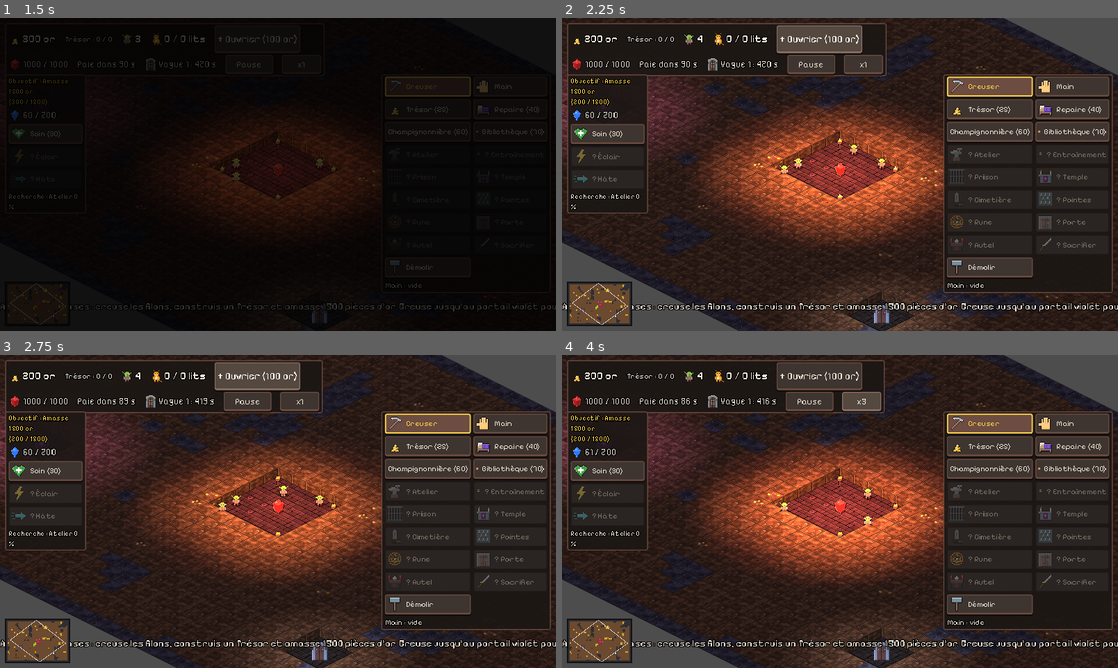
Above: before the commit, frames 1-4 (two rows, left to right).
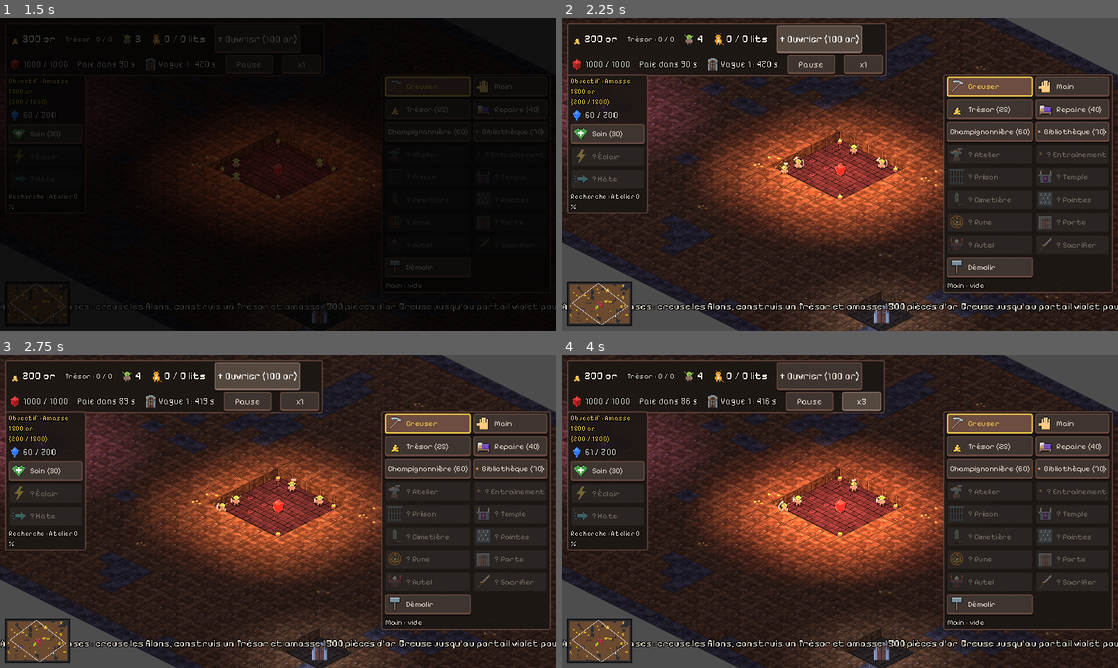
Above: after the commit, the same moments.

Repository: Malinouxi/Android
Game: Godot game, scene res://scenes/menu.tscn
The game is run twice, just before and just after one commit, with the same random seed, the same clock (stepped at 60 frames per second) and the same inputs. Sound files missing from this copy of the repository are replaced by a short silence.
Inputs:
- Up to frame 1 (1.5 s): click "Campagne" at 0.5 s; click "1. Premiers coups de pioche A…" at 1.25 s
- Up to frame 2 (2.25 s): click "+ Ouvrier (100 or)" at 2 s
- Up to frame 3 (2.75 s): no input
- Up to frame 4 (4 s): click "x1" at 2.75 s; click "x2" at 3.5 s

Frame 1 is identical in both runs. In frame 2, less than 0.1% of the frame differs, in the area x 39-59%, y 44-49%; in frame 3, 0.1%; in frame 4, 0.3%, in the area x 6-59%, y 39-93%.

Commit message:
Les ouvriers désœuvrés fabriquent des décorations
Tableaux et tapisseries sur les faces visibles des murs, tapis dans les
salles. Dernière priorité des ouvriers ; chaque décoration rend les
créatures un peu plus heureuses. Creuser un mur fait tomber ses tableaux.
Règles 1.7, codex, README.

Co-Authored-By: Claude Opus 5.5 <noreply@anthropic.com>
Claude-Session: https://claude.ai/code/session_014UMgZZe9Y6JFUoHq8hPeW2

Diff:
--- a/scripts/art.gd
+++ b/scripts/art.gd
@@ -49,6 +49,12 @@
 	Rooms.Type.TRAINING: preload("res://assets/props/dummy.png"),
 	Rooms.Type.TEMPLE: preload("res://assets/props/altar.png"),
 	Rooms.Type.GRAVEYARD: preload("res://assets/props/tomb_empty.png"),
+}
+## Les décorations fabriquées par les ouvriers (voir dungeon_map.gd, decorations).
+const DECORATIONS := {
+	"rug": preload("res://assets/props/deco_rug.png"),
+	"painting": preload("res://assets/props/deco_painting.png"),
+	"tapestry": preload("res://assets/props/deco_tapestry.png"),
 }
 ## Une tombe libre du Cimetière (les tombes occupées sont animées : « tomb_full »).
 const TOMB_EMPTY := preload("res://assets/props/tomb_empty.png")
--- a/scripts/codex_content.gd
+++ b/scripts/codex_content.gd
@@ -19,6 +19,8 @@
 	"text": "- [b]Un doigt[/b] : peindre (creuser, construire, démolir) ou toucher (main, sorts, pièges).\n- [b]Deux doigt …(182 unchanged characters)…
 	{"category": "Bases", "title": "Construire", "images": ["res://assets/units/worker_idle_0.png", "res://assets/icons/hammer.png", "res://assets/props/bed.png", "res://assets/props/anvil.png", "res://assets/props/door.png"],
 	"text": "Quand tu poses une salle, un piège, une porte ou un autel, la case devient un [b]chantier[/b] : l'objet appar …(455 unchanged characters)…
+	{"category": "Bases", "title": "Décorations", "images": ["res://assets/units/worker_idle_0.png", "res://assets/props/deco_painting.png", "res://assets/props/deco_tapestry.png", "res://assets/props/deco_rug.png"],
+	"text": "Quand tes ouvriers n'ont [b]plus rien à faire[/b] (rien à ranger, construire, creuser ni revendiquer), ils embellissent le donjon : [b]tableaux[/b] (8 s) et [b]tapisseries[/b] (10 s) sur les murs, [b]tapis[/b] (6 s) dans les salles (Trésor, Repaire, Bibliothèque, Atelier, Entraînement, Temple).\n\nChaque décoration rend tes créatures un peu plus heureuses : [color=#ffd54a]+0,05 d'humeur par seconde[/color] par décoration, jusqu'à +1 par seconde (40 décorations au maximum). Creuser un mur fait tomber les tableaux qui y étaient accrochés."},
 	{"category": "Créatures", "title": "Attirer des créatures", "images": ["res://assets/props/portal.png", "res://assets/props/bed.png", "res://assets/units/kobold_idle_0.png", "res://assets/units/warlock_idle_0.png"],
 	"text": "Relie le [color=#b388ff]portail violet[/color] à ton donjon en creusant un couloir. Une créature arrive régul …(356 unchanged characters)…
 	{"category": "Créatures", "title": "Besoins et humeur", "images": ["res://assets/props/bed.png", "res://assets/props/mushroom.png", "res://assets/props/gold_pile_3.png", "res://assets/props/altar.png"],
--- a/scripts/creature.gd
+++ b/scripts/creature.gd
@@ -606,6 +606,8 @@
 		change -= 2.0
 	if change == 0.0 and hunger < HUNGRY_LEVEL and energy > TIRED_LEVEL:
 		change = 1.0
+	# Le prestige : un donjon bien décoré rend les créatures plus heureuses.
+	change += minf(map.decorations.size() * Rules.DECORATION_MOOD, Rules.MAX_DECORATION_MOOD)
 	happiness = clampf(happiness + change, 0.0, 100.0)
 
 	if happiness <= 0.0:
--- a/scripts/dungeon_map.gd
+++ b/scripts/dungeon_map.gd
@@ -121,6 +121,18 @@
 ##          "total", "worker" (l'ouvrier qui y travaille, ou null)}.
 ## Une case en chantier ne sert à rien tant qu'elle n'est pas terminée.
 var construction: Dictionary = {}
+
+## Les DÉCORATIONS fabriquées par les ouvriers : case de sol -> {"kind", "side"}.
+## kind : "rug" (tapis, à plat), "painting" (tableau) ou "tapestry" (tapisserie).
+## side : le mur où le tableau est accroché, vu depuis la case (Vector2i.UP ou
+## Vector2i.LEFT : les seuls murs dont on voit la face en vue isométrique),
+## ou Vector2i.ZERO pour un tapis.
+var decorations: Dictionary = {}
+const DECORATION_KINDS := ["rug", "painting", "tapestry"]
+const DECORATION_SIDES := [Vector2i.ZERO, Vector2i.UP, Vector2i.LEFT]
+## Les tapis ne se posent que dans ces salles.
+const RUG_ROOMS := [Rooms.Type.TREASURY, Rooms.Type.LAIR, Rooms.Type.LIBRARY, Rooms.Type.WORKSHOP,
+		Rooms.Type.TRAINING, Rooms.Type.TEMPLE]
 
 ## L'or tombé par terre (le sac d'une Voleuse abattue) : case -> or.
 ## Les ouvriers le ramassent et le rapportent au Trésor (voir worker.gd).
@@ -369,6 +381,7 @@
 		"graves": _cells_to_list(graves),
 		"loose_gold": _cells_to_list(loose_gold),
 		"construction": _construction_to_list(),
+		"decorations": _decorations_to_list(),
 	}
 
 
@@ -389,6 +402,10 @@
 	stored_gold = _list_to_cells(data["stored_gold"])
 	food = _list_to_cells(data["food"])
 	loose_gold = _list_to_cells(data.get("loose_gold", []))
+	decorations.clear()
+	for values in data.get("decorations", []):
+		decorations[SaveGame.array_to_cell(values)] = {
+			"kind": DECORATION_KINDS[int(values[2])], "side": DECORATION_SIDES[int(values[3])]}
 	construction.clear()
 	for values in data.get("construction", []):
 		var kind: String = "room" if int(values[2]) == 0 else "defense"
@@ -435,6 +452,15 @@
 	return true
 
 
+## Les décorations -> [[x, y, numéro de la sorte, numéro du côté], ...]
+func _decorations_to_list() -> Array:
+	var result := []
+	for cell: Vector2i in decorations:
+		var deco: Dictionary = decorations[cell]
+		result.append([cell.x, cell.y, DECORATION_KINDS.find(deco["kind"]), DECORATION_SIDES.find(deco["side"])])
+	return result
+
+
 ## Les chantiers -> [[x, y, 0 = salle / 1 = défense, type, secondes restantes], ...]
 func _construction_to_list() -> Array:
 	var result := []
@@ -569,6 +595,11 @@
 		damage.erase(cell)
 		marked.erase(cell)
 		reserved.erase(cell)
+		# Le mur a disparu : les tableaux qui y étaient accrochés tombent.
+		if decorations.get(cell + Vector2i.DOWN, {}).get("side") == Vector2i.UP:
+			decorations.erase(cell + Vector2i.DOWN)
+		if decorations.get(cell + Vector2i.RIGHT, {}).get("side") == Vector2i.LEFT:
+			decorations.erase(cell + Vector2i.RIGHT)
 	_redraw_all()
 	return {"finished": finished, "gold": gold}
 
@@ -647,6 +678,63 @@
 	return best
 
 
+# ---------------------------------------------------------------------------
+# Décorations : ce que font les ouvriers quand il n'y a rien d'autre à faire
+# ---------------------------------------------------------------------------
+
+## Les décorations possibles sur une case : liste de [sorte, côté].
+func _decoration_options(cell: Vector2i) -> Array:
+	var options := []
+	for side in [Vector2i.UP, Vector2i.LEFT]:
+		if _is_wall(cell + side) and is_inside(cell + side):
+			options.append(["painting", side])
+			options.append(["tapestry", side])
+	if RUG_ROOMS.has(get_room(cell)):
+		options.append(["rug", Vector2i.ZERO])
+	return options
+
+
+## Vrai s'il y a déjà une décoration sur la case ou juste à côté (pas d'entassement).
+func _decoration_near(cell: Vector2i) -> bool:
+	for dy in range(-1, 2):
+		for dx in range(-1, 2):
+			if decorations.has(cell + Vector2i(dx, dy)):
+				return true
+	return false
+
+
+## Pour un ouvrier sans travail : la case à décorer la plus proche.
+## Renvoie aussi la sorte de décoration choisie ("kind") et son côté ("side").
+func find_decorate_job(worker: Node, from_cell: Vector2i) -> Dictionary:
+	if decorations.size() >= Rules.MAX_DECORATIONS:
+		return {}
+	var candidates: Array[Vector2i] = []
+	for cell: Vector2i in claimed:
+		if get_tile(cell) != Tile.FLOOR or construction.has(cell) or defenses.has(cell):
+			continue
+		if reserved.get(cell, worker) != worker or _decoration_near(cell):
+			continue
+		if not _decoration_options(cell).is_empty():
+			candidates.append(cell)
+	var best := _find_nearest_reachable(candidates, from_cell)
+	if best.is_empty():
+		return best
+	var choice: Array = _decoration_options(best["target"]).pick_random()
+	best["type"] = "decorate"
+	best["kind"] = choice[0]
+	best["side"] = choice[1]
+	release_jobs(worker)
+	reserved[best["target"]] = worker
+	return best
+
+
+## L'ouvrier a fini : la décoration est posée.
+func add_decoration(cell: Vector2i, kind: String, side: Vector2i) -> void:
+	reserved.erase(cell)
+	decorations[cell] = {"kind": kind, "side": side}
+	_redraw_all()
+
+
 ## Libère toutes les cases réservées par un ouvrier.
 func release_jobs(worker: Node) -> void:
 	for cell: Vector2i in reserved.keys():
@@ -1327,6 +1415,8 @@
 			else:
 				var floor_images: Array = Art.CLAIMED if claimed.has(cell) else Art.FLOOR
 				draw_texture_rect(Art.pick(floor_images, cell), rect, false)
+			if decorations.has(cell) and decorations[cell]["kind"] == "rug":
+				draw_texture_rect(Art.DECORATIONS["rug"], rect.grow(-3.0), false)
 			if construction.has(cell) and construction[cell]["kind"] == "room":
 				draw_texture_rect(Art.ROOM_FLOORS[construction[cell]["type"]], rect, false, Color(1, 1, 1, 0.4))
 			# Les pièges sont posés à plat sur le sol.
@@ -1408,6 +1498,13 @@
 		_draw_face(layer, texture, p + Vector2(0, s), p + Vector2(s, s), up, WALL_SHADE_SOUTH)
 	if not _is_wall(cell + Vector2i.RIGHT):
 		_draw_face(layer, texture, p + Vector2(s, s), p + Vector2(s, 0), up, WALL_SHADE_EAST)
+	# Les tableaux et tapisseries accrochés sur les faces visibles de ce mur.
+	var south: Dictionary = decorations.get(cell + Vector2i.DOWN, {})
+	if south.get("side") == Vector2i.UP:
+		_draw_wall_decoration(layer, south["kind"], p + Vector2(0, s), p + Vector2(s, s), up, WALL_SHADE_SOUTH)
+	var east: Dictionary = decorations.get(cell + Vector2i.RIGHT, {})
+	if east.get("side") == Vector2i.LEFT:
+		_draw_wall_decoration(layer, east["kind"], p + Vector2(s, s), p + Vector2(s, 0), up, WALL_SHADE_EAST)
 
 	var top := Rect2(p + up, Vector2(s, s))
 	layer.draw_texture_rect(texture, top, false)
@@ -1419,6 +1516,18 @@
 	# Les murs marqués « à creuser » sont entourés de jaune.
 	if marked.has(cell):
 		layer.draw_rect(top.grow(-2), MARK_COLOR, false, 2.0)
+
+
+## Un tableau ou une tapisserie, plaqué sur une face de mur (a -> b au sol).
+func _draw_wall_decoration(layer: Node2D, kind: String, a: Vector2, b: Vector2, up: Vector2,
+		shade: Color) -> void:
+	var left := a.lerp(b, 0.2)
+	var right := a.lerp(b, 0.8)
+	var low := 0.3 if kind == "painting" else 0.12
+	var high := 0.88 if kind == "painting" else 0.95
+	var points := PackedVector2Array([left + up * low, right + up * low, right + up * high, left + up * high])
+	var uvs := PackedVector2Array([Vector2(0, 1), Vector2(1, 1), Vector2(1, 0), Vector2(0, 0)])
+	layer.draw_polygon(points, PackedColorArray([shade.lightened(0.25)]), uvs, Art.DECORATIONS[kind])
 
 
 ## Une face verticale de mur : un quadrilatère entre l'arête au sol (a -> b) et
--- a/scripts/rules.gd
+++ b/scripts/rules.gd
@@ -14,10 +14,13 @@
 ## le codex du jeu les affiche automatiquement.
 
 ## Version des règles (affichée dans le codex).
-const VERSION := "1.6"
+const VERSION := "1.7"
 
 ## Les nouveautés, de la plus récente à la plus ancienne (affichées dans le codex).
 const CHANGELOG := [
+	{"version": "1.7", "changes": [
+		"Quand ils n'ont plus rien à faire, les ouvriers fabriquent des décorations : tableaux et tapisseries aux murs, tapis dans les salles. Elles rendent les créatures plus heureuses.",
+	]},
 	{"version": "1.6", "changes": [
 		"Les ouvriers construisent les salles, les pièges, les portes et les autels : chaque case devient un chantier, plus ou moins long selon l'objet. Elle ne sert qu'une fois terminée.",
 	]},
@@ -58,6 +61,16 @@
 ## Multiplie toutes les durées de construction (rooms.gd et defenses.gd, "build_time").
 ## 0.5 = deux fois plus rapide, 2.0 = deux fois plus lent.
 const BUILD_TIME_FACTOR := 1.0
+
+# --- Décorations -----------------------------------------------------------------
+## Secondes de travail d'un ouvrier pour fabriquer chaque décoration.
+const DECORATION_TIME := {"rug": 6.0, "painting": 8.0, "tapestry": 10.0}
+## Nombre maximum de décorations dans le donjon.
+const MAX_DECORATIONS := 40
+## Humeur gagnée chaque seconde par les créatures, par décoration (le « prestige »)...
+const DECORATION_MOOD := 0.05
+## ... sans dépasser ce bonus.
+const MAX_DECORATION_MOOD := 1.0
 
 # --- Créatures ----------------------------------------------------------------
 const CREATURE_ARRIVAL_DELAY := 20.0 ## Secondes entre deux arrivées par le portail.
--- a/scripts/worker.gd
+++ b/scripts/worker.gd
@@ -18,6 +18,7 @@
 	DIGGING, ## Creuse une case.
 	CLAIMING, ## Revendique une case de sol pour le donjon.
 	BUILDING, ## Construit une salle, un piège ou une porte (un chantier).
+	DECORATING, ## Fabrique une décoration (rien d'autre à faire).
 }
 
 const DIG_INTERVAL := 0.45   ## Secondes entre deux coups de pioche.
@@ -33,6 +34,8 @@
 var _think_timer := 0.0
 var _dig_timer := 0.0
 var _swing := 0.0
+## Secondes de travail restantes sur la décoration en cours.
+var _craft_left := 0.0
 
 
 ## On complète la fonction setup() de Unit : super() appelle la version d'origine.
@@ -71,6 +74,8 @@
 			_process_claiming(delta)
 		State.BUILDING:
 			_process_building(delta)
+		State.DECORATING:
+			_process_decorating(delta)
 	queue_redraw()
 
 
@@ -117,7 +122,11 @@
 	if not dig.is_empty():
 		return dig
 	# 5. Rien à creuser : on agrandit le territoire.
-	return map.find_claim_job(self, current_cell())
+	var claim := map.find_claim_job(self, current_cell())
+	if not claim.is_empty():
+		return claim
+	# 6. Vraiment rien à faire : on embellit le donjon (tableaux, tapisseries, tapis).
+	return map.find_decorate_job(self, current_cell())
 
 
 func _process_moving(delta: float) -> void:
@@ -139,6 +148,10 @@
 	elif job["type"] == "claim":
 		state = State.CLAIMING
 		_dig_timer = CLAIM_TIME
+	elif job["type"] == "decorate":
+		state = State.DECORATING
+		_craft_left = Rules.DECORATION_TIME[job["kind"]]
+		_dig_timer = DIG_INTERVAL
 	elif job["type"] == "build":
 		state = State.BUILDING
 		_dig_timer = DIG_INTERVAL
@@ -206,6 +219,26 @@
 		_think_timer = 0.1
 
 
+## Décorer : l'ouvrier travaille un moment, puis la décoration apparaît.
+func _process_decorating(delta: float) -> void:
+	if not _job_still_valid():
+		_stop_job()
+		return
+	_swing += delta * 9.0
+	_dig_timer -= delta
+	if _dig_timer <= 0.0:
+		_dig_timer = DIG_INTERVAL * 2.0
+		play_attack()
+		Sound.play("build", position, -16.0)
+	_craft_left -= delta
+	if _craft_left <= 0.0:
+		map.add_decoration(job["target"], job["kind"], job["side"])
+		Sound.play("claim", position, -8.0)
+		Fx.burst("sparks", position, Color("ce93d8"))
+		_stop_job()
+		_think_timer = 0.1
+
+
 ## Revendiquer : l'ouvrier reste un moment sur la case, puis elle devient à nous.
 func _process_claiming(delta: float) -> void:
 	if not _job_still_valid():
@@ -230,6 +263,8 @@
 		return not map.is_claimed(job["target"])
 	if job["type"] == "pickup":
 		return map.loose_gold.has(job["target"])
+	if job["type"] == "decorate":
+		return map.reserved.get(job["target"]) == self and not map.decorations.has(job["target"])
 	if job["type"] == "build":
 		return map.construction.has(job["target"]) and map.construction[job["target"]]["worker"] == self
 	return map.get_room(job["target"]) == Rooms.Type.TREASURY
@@ -272,7 +307,7 @@
 		draw_line(tip - tip.orthogonal().normalized() * 5.0,
 				tip + tip.orthogonal().normalized() * 5.0, Color("cfd8dc"), 3.0)
 	# Pendant qu'il construit : un marteau qui frappe.
-	if state == State.BUILDING:
+	if state == State.BUILDING or state == State.DECORATING:
 		var hammer_angle := -PI * 0.75 + sin(_swing) * 0.8
 		var handle := Vector2.from_angle(hammer_angle) * 15.0
 		draw_line(Vector2(4, 0), Vector2(4, 0) + handle, Color("8d6e63"), 3.0)
Binary file added: assets/props/deco_painting.png
Binary file added: assets/props/deco_rug.png
Binary file added: assets/props/deco_tapestry.png
